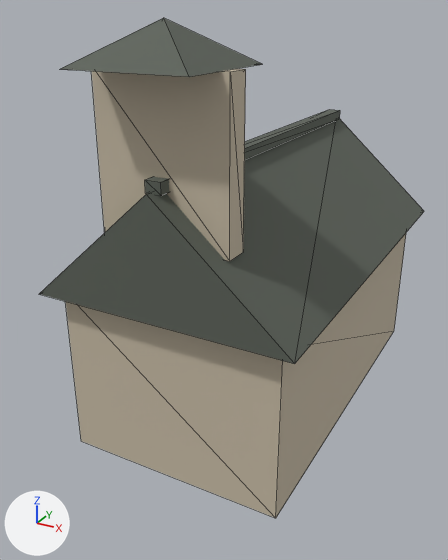
Two versions of the glTF model assets/map3d_houses/chapel.glb, one commit apart.
Rendered twice from a 50 mm lens placed at (6.03, -12.77, 9.15), pointed at (-0.49, -0.91, 3.22). The lights are fixed; the arrows at lower left show +X, +Y and +Z. The first picture is the older version. Mesh edges are drawn as thin lines. Vertices at exactly the same position are counted once.

The older version as bpy lines, for what is in view:
```python
mat_wall = principled_material('wall')
mat_wall.base_color = (0.578, 0.503, 0.381)  # beige #c8bca6
mat_wall.roughness = 0.85
me_cube = bpy.data.meshes.new('Cube')
me_cube.from_pydata(...)  # 35 vertices, 50 faces; spans x -2.81..2.81, y -5.0..5.0, z 0.0..9.0
# faces by material slot: [24, 26]
me_cube.materials.append(mat_wall)  # beige #c8bca6
me_cube.materials.append(mat_roof)  # dark grey #5c6259
ob_chapel = bpy.data.objects.new('chapel', me_cube)
ob_chapel.location = (0.0, 0.0, 0.0)
```
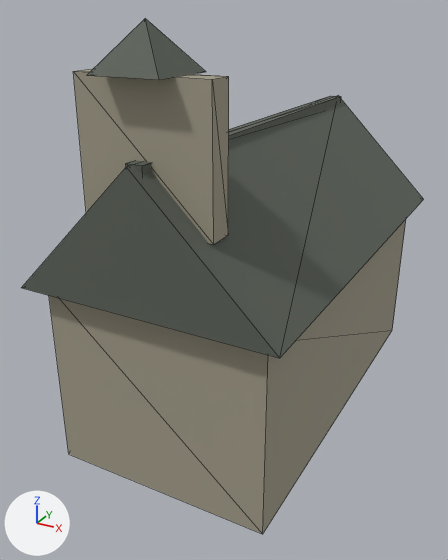
Boxes (x1, y1, x2, y2) around the edits, measured in the pictures (448 x 560 px; the box of a moved part takes in the faces that stretch with it):
```json
{"object": "chapel", "change": "recoloured, reshaped", "before": [39, 18, 424, 518], "after": [22, 18, 424, 534]}
{"part": 1, "of": "me_cube", "change": "moved or reshaped", "before": [91, 69, 246, 261], "after": [73, 69, 229, 245]}
{"part": 2, "of": "me_cube", "change": "moved or reshaped", "before": [39, 119, 424, 364], "after": [22, 95, 424, 358]}
{"part": 3, "of": "me_cube", "change": "moved or reshaped", "before": [61, 18, 262, 77], "after": [87, 18, 206, 80]}
{"part": 4, "of": "me_cube", "change": "moved or reshaped", "before": [65, 109, 406, 518], "after": [49, 96, 406, 534]}
```

The change, as JSON lines over the scene's bpy script:
```json
{"op": "set", "path": "mat_wall.base_color", "old": "(0.578, 0.503, 0.381)", "new": "(0.361, 0.332, 0.25)", "note": "beige #c8bca6 -> grey #a29c89"}
{"block": "me_cube", "where": "# used by ob_chapel; location = (0.0, 0.0, 0.0)"}
{"op": "remove", "block": "me_cube", "code": "me_cube.from_pydata(...)  # 35 vertices, 50 faces; spans x -2.81..2.81, y -5.0..5.0, z 0.0..9.0"}
{"op": "add", "block": "me_cube", "code": "me_cube.from_pydata(...)  # 35 vertices, 50 faces; spans x -2.75..2.75, y -5.0..5.0, z 0.0..9.0"}
{"block": "me_cube", "change": "me_cube part 1: the loose piece of 8 vertices spanning x -1.35..1.35, y -4.06..-3.54, z 5.16..8.26 is scaled about its middle by (0.977, 0.977, 0.828), then moved by (0.0, -0.5, 0.2)"}
{"block": "me_cube", "change": "me_cube part 2: the loose piece of 6 vertices spanning x -2.81..2.81, y -4.52..5.0, z 3.8..6.28 is scaled about its middle by (0.977, 1.05, 1.09), then moved by (0.0, -0.24, 0.45)"}
{"block": "me_cube", "change": "me_cube part 3: the loose piece of 5 vertices spanning x -1.2..1.2, y -5.0..-2.6, z 8.26..9.0 is scaled about its middle by (0.562, 0.562, 1.09), then moved by (0.0, -0.5, -0.03)"}
{"block": "me_cube", "change": "me_cube part 4"}
{"op": "set", "path": "me_cube.vertices[0].co", "old": "(-2.46, -4.16, 0.0)", "new": "(-2.4, -4.65, 0.0)", "note": "pixel (81, 441) -> pixel (68, 454)"}
{"op": "set", "path": "me_cube.vertices[1].co", "old": "(-2.46, -4.16, 3.8)", "new": "(-2.4, -4.65, 4.14)"}
{"op": "set", "path": "me_cube.vertices[2].co", "old": "(-2.46, 4.64, 0.0)", "new": "(-2.4, 4.65, 0.0)"}
{"op": "set", "path": "me_cube.vertices[3].co", "old": "(-2.46, 4.64, 3.8)", "new": "(-2.4, 4.65, 4.14)"}
{"op": "set", "path": "me_cube.vertices[4].co", "old": "(2.46, -4.16, 0.0)", "new": "(2.4, -4.65, 0.0)", "note": "pixel (275, 518) -> pixel (262, 534)"}
{"op": "set", "path": "me_cube.vertices[5].co", "old": "(2.46, -4.16, 3.8)", "new": "(2.4, -4.65, 4.14)"}
{"op": "set", "path": "me_cube.vertices[6].co", "old": "(2.46, 4.64, 0.0)", "new": "(2.4, 4.65, 0.0)", "note": "pixel (394, 330) -> pixel (392, 330)"}
{"op": "set", "path": "me_cube.vertices[7].co", "old": "(2.46, 4.64, 3.8)", "new": "(2.4, 4.65, 4.14)"}
{"op": "set", "path": "me_cube.vertices[22].co", "old": "(-0.16, -4.31, 6.22)", "new": "(-0.16, -4.8, 6.58)", "note": "pixel (145, 193) -> not seen"}
{"op": "set", "path": "me_cube.vertices[23].co", "old": "(-0.16, -4.31, 6.46)", "new": "(-0.16, -4.8, 6.84)", "note": "pixel (144, 179) -> pixel (125, 163)"}
{"op": "set", "path": "me_cube.vertices[24].co", "old": "(-0.16, 4.8, 6.22)", "new": "(-0.16, 4.8, 6.58)"}
{"op": "set", "path": "me_cube.vertices[25].co", "old": "(-0.16, 4.8, 6.46)", "new": "(-0.16, 4.8, 6.84)", "note": "pixel (329, 109) -> pixel (330, 95)"}
{"op": "set", "path": "me_cube.vertices[26].co", "old": "(0.16, -4.31, 6.22)", "new": "(0.16, -4.8, 6.58)", "note": "pixel (161, 195) -> not seen"}
{"op": "set", "path": "me_cube.vertices[27].co", "old": "(0.16, -4.31, 6.46)", "new": "(0.16, -4.8, 6.84)", "note": "pixel (160, 182) -> pixel (142, 165)"}
{"op": "set", "path": "me_cube.vertices[28].co", "old": "(0.16, 4.8, 6.22)", "new": "(0.16, 4.8, 6.58)", "note": "pixel (339, 118) -> not seen"}
{"op": "set", "path": "me_cube.vertices[29].co", "old": "(0.16, 4.8, 6.46)", "new": "(0.16, 4.8, 6.84)", "note": "pixel (340, 110) -> pixel (341, 96)"}
```
